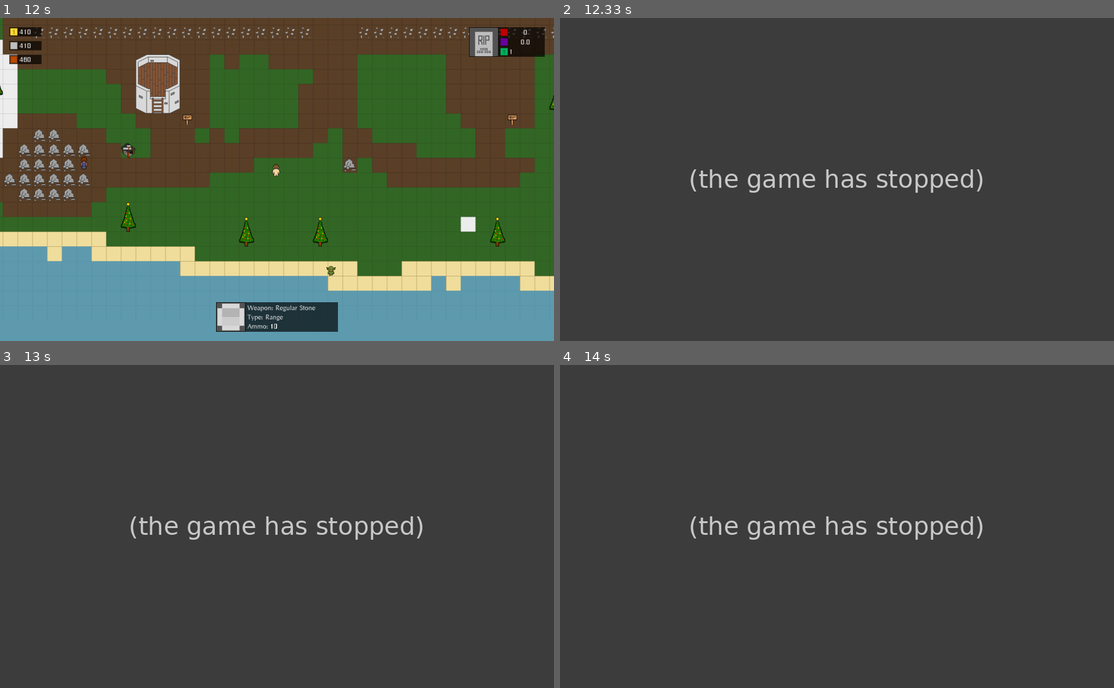
Above: before the commit, frames 1-4 (two rows, left to right).
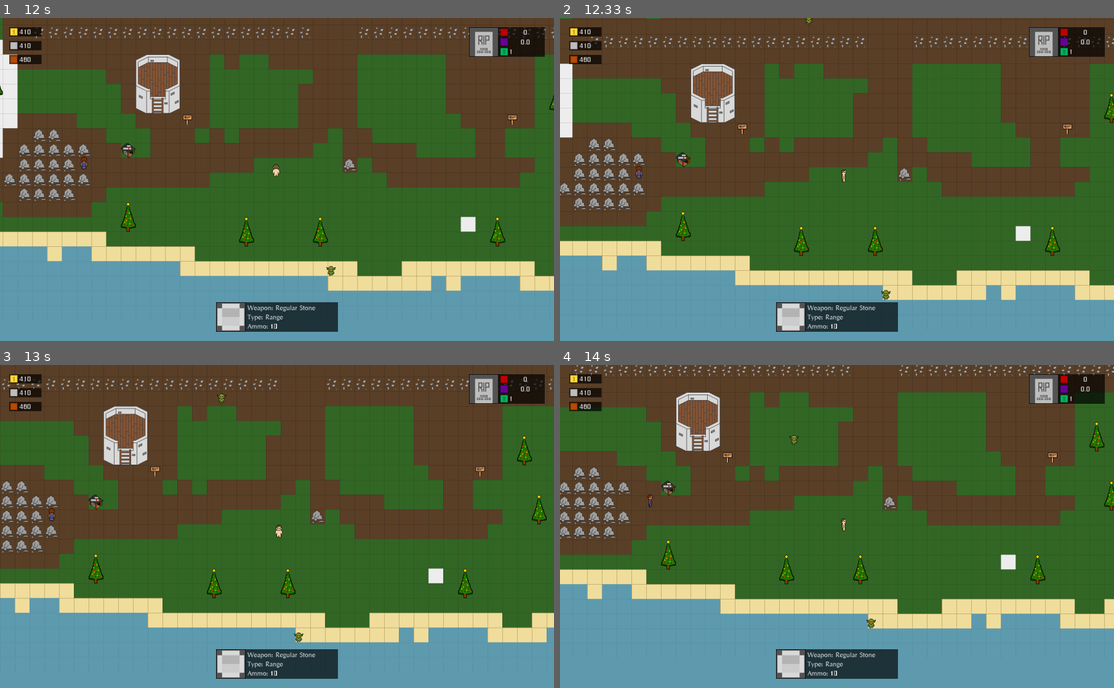
Above: after the commit, the same moments.

Repository: justvulpes/pygame
Game: pygame game, started from Main.py
The game is run twice, just before and just after one commit, with the same random seed, the same clock (stepped at 60 frames per second) and the same inputs.
Inputs (mouse positions are in pixels of both pictures, inside the frame that each line leads up to):
- Up to frame 1 (12 s): click "Play" at 0.88 s; click "Type: Range" at 1.22 s; hold D 1.5-2.13 s; hold S 2.17-2.53 s; hold A 2.57-3.03 s; right-click (415, 240) at 3.12 s; click (465, 250) at 3.45 s; hold D 3.73-4.2 s; hold W 4.23-4.53 s; hold D 4.57-5.03 s; hold A 5.07-5.6 s; hold S 5.63-5.93 s; hold A 5.97-6.37 s; hold W 6.4-6.77 s; hold D 6.8-7.43 s; hold S 7.47-7.83 s; hold A 7.87-8.33 s; right-click (166, 114) at 8.42 s; click (166, 85) at 8.75 s; hold D 9.03-9.5 s; hold W 9.53-9.83 s; hold D 9.87-10.33 s; hold A 10.37-10.9 s; hold S 10.93-11.23 s; hold A 11.27-11.67 s; hold W from 11.7 s (still down)
- Up to frame 2 (12.33 s): release W at 12.07 s; hold D from 12.1 s (still down)
- Up to frame 3 (13 s): release D at 12.73 s; hold S from 12.77 s (still down)
- Up to frame 4 (14 s): release S at 13.13 s; hold A 13.17-13.63 s; hold D from 13.67 s (still down)

Frame 1 is identical in both runs. In frame 2, 99% of the frame differs, in the area x 0-100%, y 0-100%; in frame 3, 98%; in frame 4, 99%.
Error before the commit: IndexError: list index out of range (Goblin.py line 154); the game stopped at 12.05 s (later frames are placeholders)

Commit message:
Quick fix

Diff:
--- a/objects/mobs/Goblin.py
+++ b/objects/mobs/Goblin.py
@@ -135,7 +135,7 @@
                 self.shooting_cool_down = 30
 
     def check_if_enemy(self):
-        enemy_list =[]
+        enemy_list = []
         for y in range(7):
             for x in range(7):
                 if (self.y >> 5) + y - 3 < World.World.map_height:
@@ -149,9 +149,9 @@
 
     def check_if_building(self):
         enemy_list = []
-        for y in range(7):
-            for x in range(7):
-                if World.World.tiles_hash[(self.y >> 5) + y - 3][(self.x >> 5) + x - 3].is_building is not None and World.World.tiles_hash[(self.y >> 5) + y - 3][(self.x >> 5) + x - 3].is_building.hp > 0:
+        for y in range(3):
+            for x in range(3):
+                if World.World.tiles_hash[(self.y >> 5) + y - 1][(self.x >> 5) + x - 1].is_building is not None and World.World.tiles_hash[(self.y >> 5) + y - 1][(self.x >> 5) + x - 1].is_building.hp > 0:
                     enemy_list.append((y, x))
 
         if len(enemy_list) != 0:
